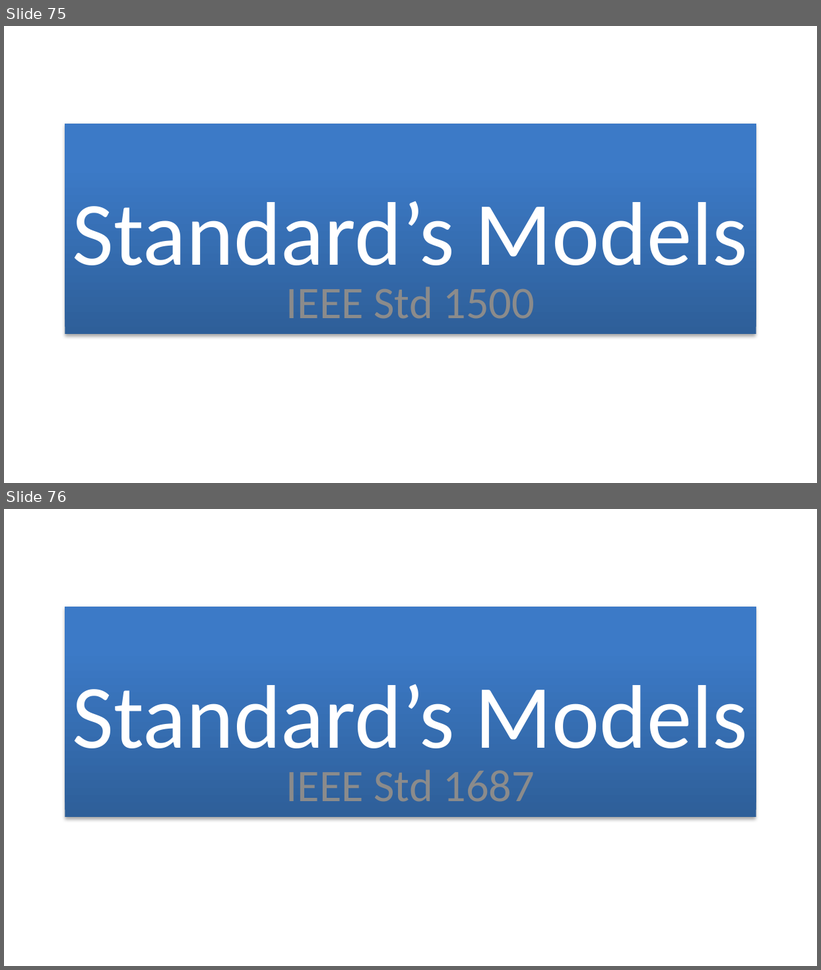
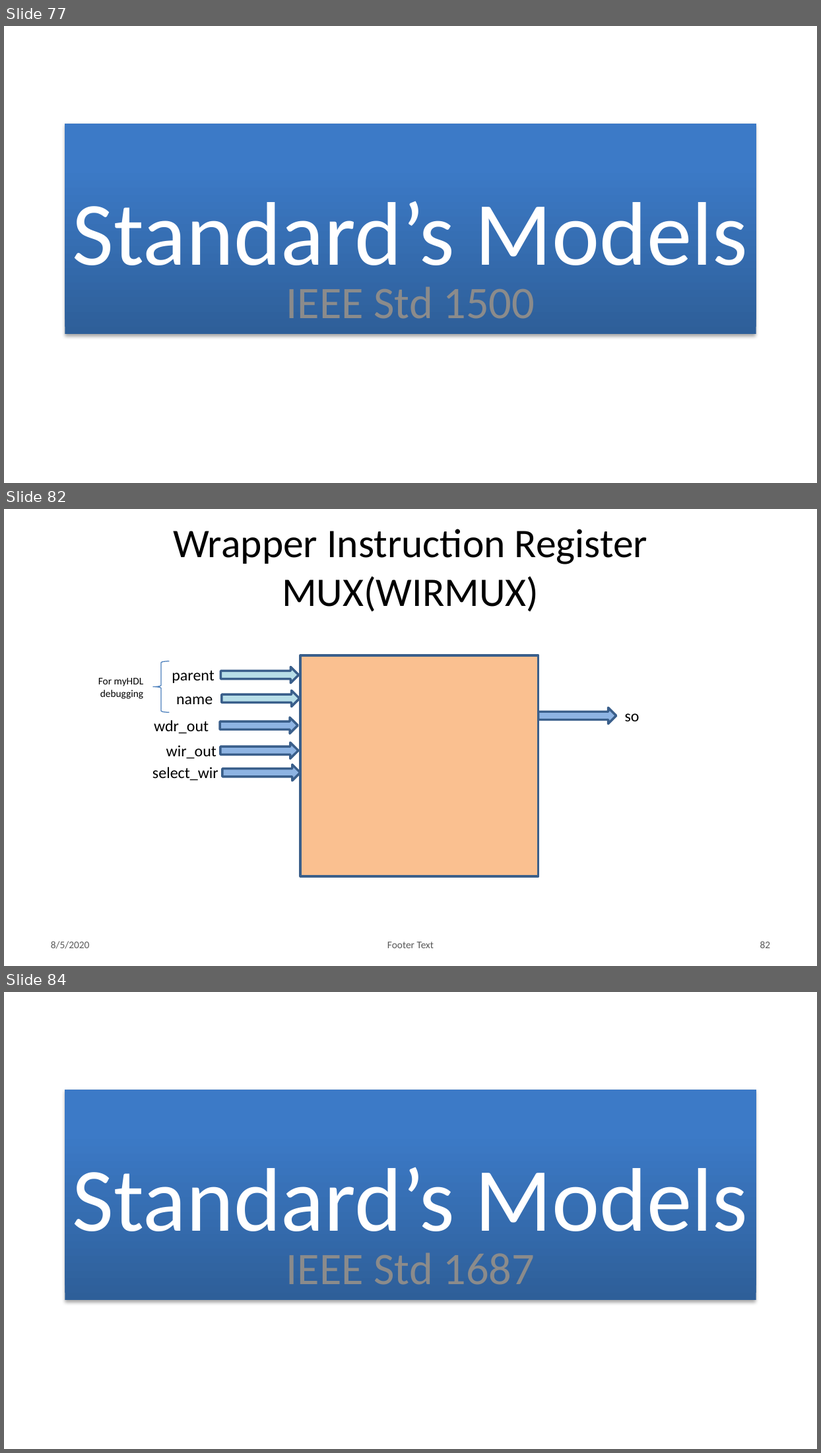
Before and after one commit to bradfordvt/P2654Simulations, a slide deck: docs/HLD.pptx. Shown one above the other, each under a label of ours: slides 75 and 76 before the commit, slides 77, 82 and 84 after it; the slides between them are not shown. The pictures are 821x970 and 821x1453 pixels, drawn with LibreOffice and Linux fonts; fonts in the diff are those of the drawing; background and template pictures are left out. Boxes give left, top, right and bottom in pixels: in the first picture for what was removed or moved away, otherwise in the second. Text is boxed around its words. In the diff, an @@ line names an element or a change of style, - is before the commit and + after.

```diff
--- a/docs/HLD.pptx
+++ b/docs/HLD.pptx
@@ slide 82 added at [4, 509, 817, 966], background #FFFFFF @@
@@ title added at [173, 529, 648, 612], 36 pt, text #000000 @@
+Wrapper Instruction Register MUX(WIRMUX)
@@ text added at [166, 745, 217, 759], 14 pt, text #000000 @@
+wir_out
@@ right arrow added at [220, 743, 298, 758], fill #8EB4E3, outline #3A5F8C 2 pt @@
@@ group added at [98, 656, 640, 877]: 6 texts, 5 right arrows, 1 rectangle, 1 left brace @@
+parent
+name
+For myHDL debugging
+wdr_out
+so
+select_wir
@@ text added at [51, 941, 90, 949], 9 pt, text #595959 @@
+8/5/2020
@@ text added at [387, 942, 434, 949], 9 pt, text #595959 @@
+Footer Text
@@ page number added at [760, 941, 771, 949], 9 pt, text #595959 @@
+82
@@ what was slide 75 is now slide 77 @@
@@ what was slide 76 is now slide 84 @@
```
Also in this commit, not shown: 62 slides changed, 9 other slides added.
